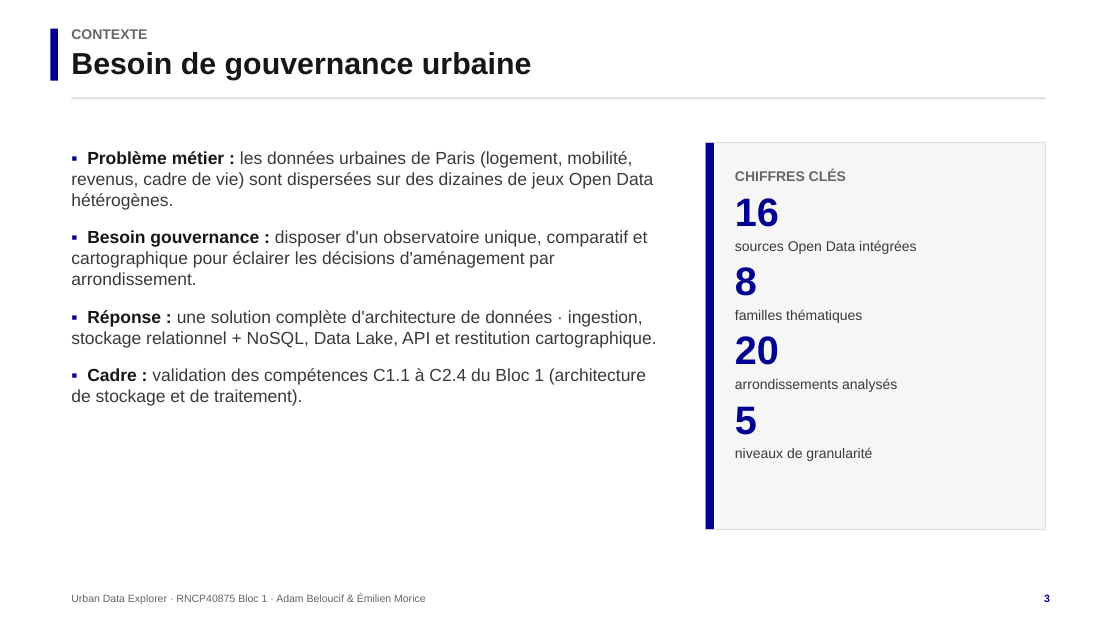
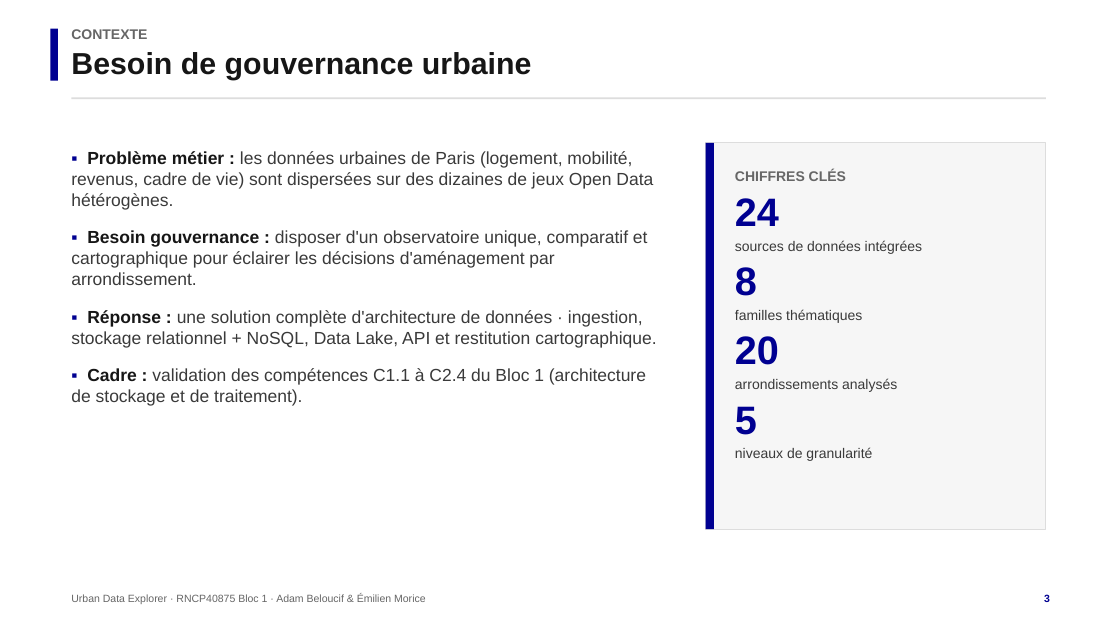
Before and after one commit to Adam-Blf/urban-data-explorer, a slide deck: slide 3 of soutenance.pptx. Drawn at 1120x630 pixels with LibreOffice and Linux fonts; fonts in the diff are those of the drawing. Boxes give left, top, right and bottom in pixels: in the first picture for what was removed or moved away, otherwise in the second. Text is boxed around its words. In the diff, an @@ line names an element or a change of style, - is before the commit and + after.

Commit message:
docs: document real data, API auth and affordability; refresh deliverables
- README: 24-source catalog, real DVF/INSEE sources, auth+quota section, affordability KPI
- update grid mapping (C2.1 auth, C2.3/C2.4 real data + quality)
- regenerate PDF report and PPTX deck with updated facts and screenshots (map + Swagger)
- embed official EFREI logos

```diff
--- a/soutenance.pptx
+++ b/soutenance.pptx
@@ text at box(735, 198, 922, 254): text changed @@
-16
-sources Open Data intégrées
+24
+sources de données intégrées
```
Also in this commit, not shown: 4 other slides changed, 5 other files.
